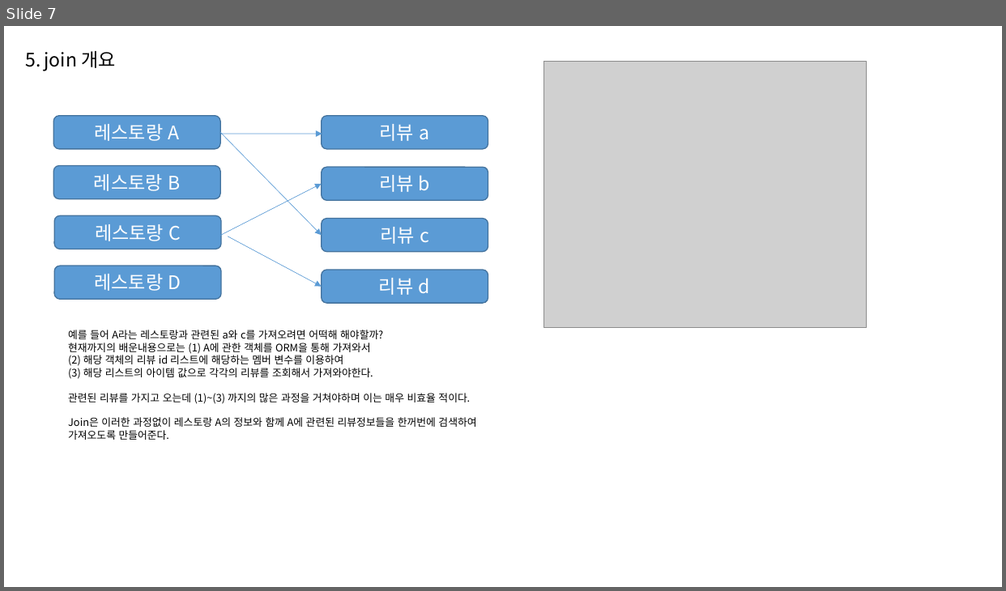
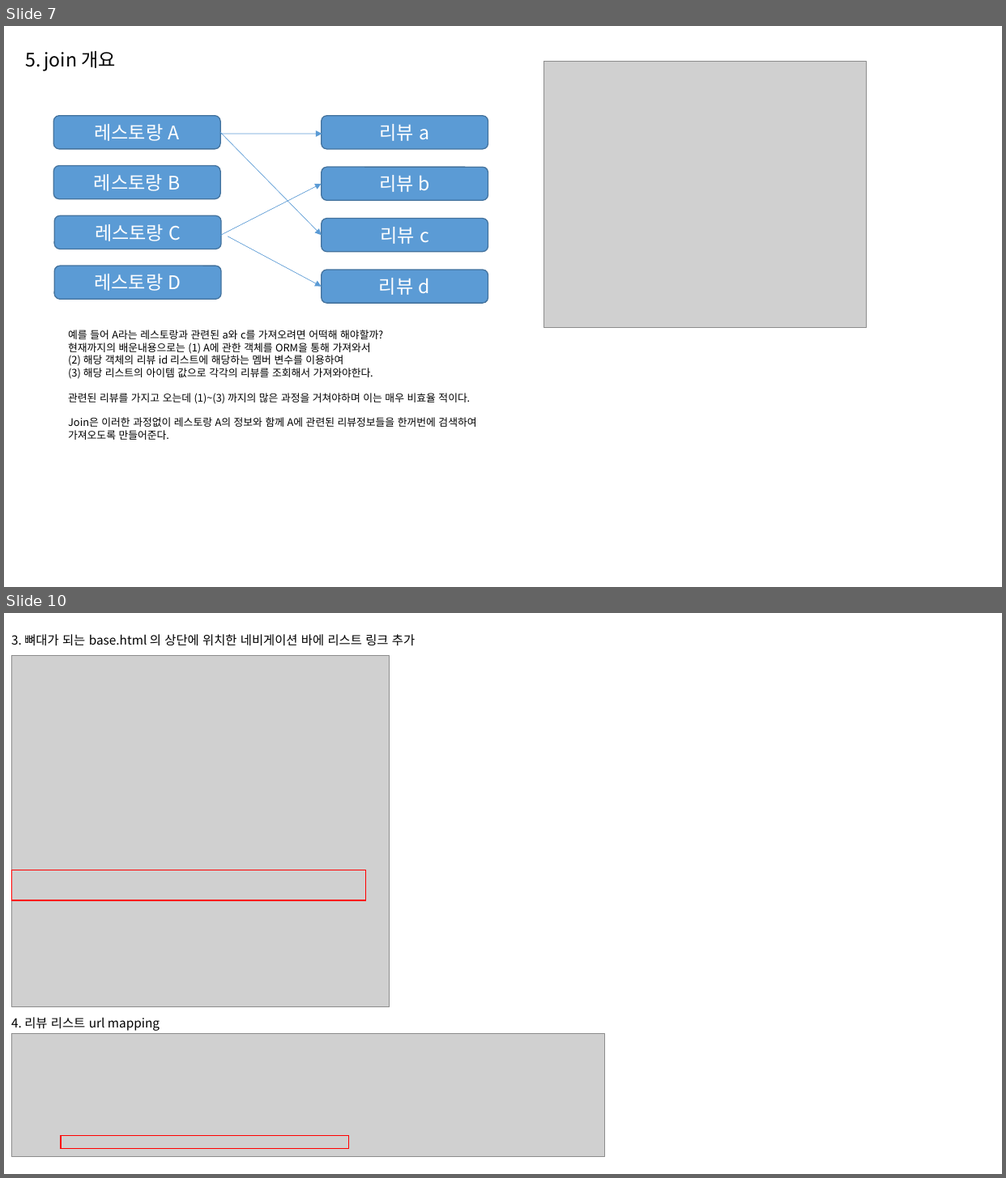
Before and after one commit to khb3025/EducationArrangement, a slide deck: Django(입문)-inflearn/학습정리/7.Relation/Relation.pptx. Shown one above the other, each under a label of ours: slide 7 before the commit, slides 7 and 10 after it; the slides between them are not shown. The pictures are 1006x591 and 1006x1178 pixels, drawn with LibreOffice and Linux fonts; fonts in the diff are those of the drawing; grey boxes stand for pictures. Boxes give left, top, right and bottom in pixels: in the first picture for what was removed or moved away, otherwise in the second. Text is boxed around its words. In the diff, an @@ line names an element or a change of style, - is before the commit and + after.

Commit message:
조인을 이용한 Review리스트 가져오기

```diff
--- a/Django(입문)-inflearn/학습정리/7.Relation/Relation.pptx
+++ b/Django(입문)-inflearn/학습정리/7.Relation/Relation.pptx
@@ slide 10 added at bbox=[4, 613, 1002, 1174], background #FFFFFF @@
@@ text added at bbox=[11, 634, 415, 646], 12 pt, text #000000 @@
+3. 뼈대가 되는 base.html 의 상단에 위치한 네비게이션 바에 리스트 링크 추가
@@ picture added at bbox=[11, 656, 389, 1007] @@
@@ rectangle added at bbox=[11, 870, 365, 901], outline #FF0000 1 pt @@
@@ text added at bbox=[11, 1017, 160, 1031], 12 pt, text #000000 @@
+4. 리뷰 리스트 url mapping
@@ picture added at bbox=[11, 1034, 604, 1157] @@
@@ rectangle added at bbox=[61, 1136, 348, 1149], outline #FF0000 1 pt @@
```
Also in this commit, not shown: 2 other slides added.
